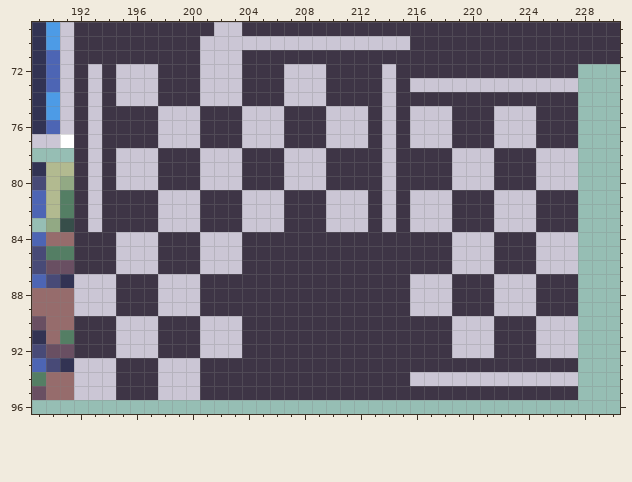
A pixel-art file gets an edit: games/Phaser-Snake-Game/public/assets/Tiled/tileSheetx12.aseprite. The picture above is the old version.
384x384 pixels, 1 frame. Pixels under 10% opacity are left out. Colours within 5 levels of each other are drawn and written as one. Shown: x 189..230, y 69..96. The commit also changed other parts of the picture, which this record leaves out.
After the commit:
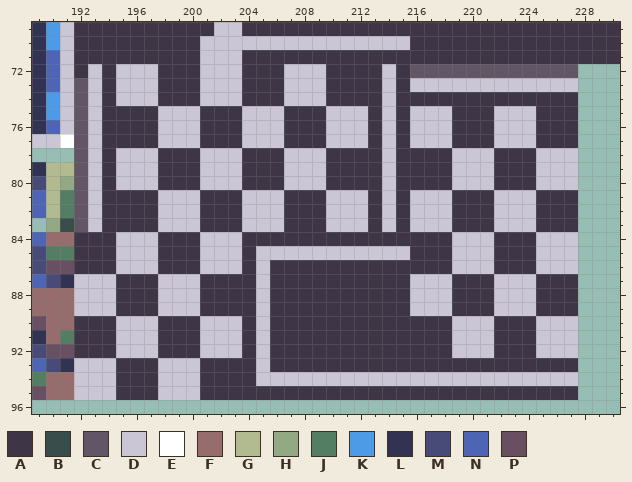
Palette (. is transparent): A #3e3546  B #374e4a  C #625565  D #cbc6d5  E #ffffff  F #966c6c  G #b2ba90  H #92a984  J #547e64  K #4d9be6  L #323353  M #484a77  N #4d65b4  P #694f62
The edit:
Layer "Layer":
y 72: x 216..227 AAAAAAAAAAAA -> CCCCCCCCCCCC
y 73..83: x 192 A -> C
y 85: x 205..215 AAAAAAAAAAA -> DDDDDDDDDDD
y 86..93: x 205 A -> D
y 94: x 205..215 AAAAAAAAAAA -> DDDDDDDDDDD
Pixel boxes of the changes (left, top, right, bottom) in both pictures:
changed: (410, 64, 578, 78)
changed: (74, 78, 88, 232)
changed: (256, 246, 410, 386)
